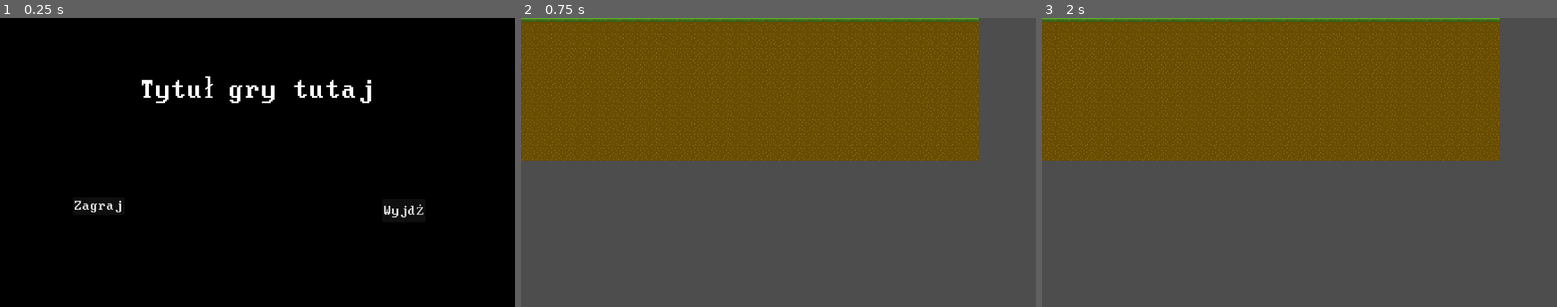
Above: before the commit, frames 1-3 (left to right).
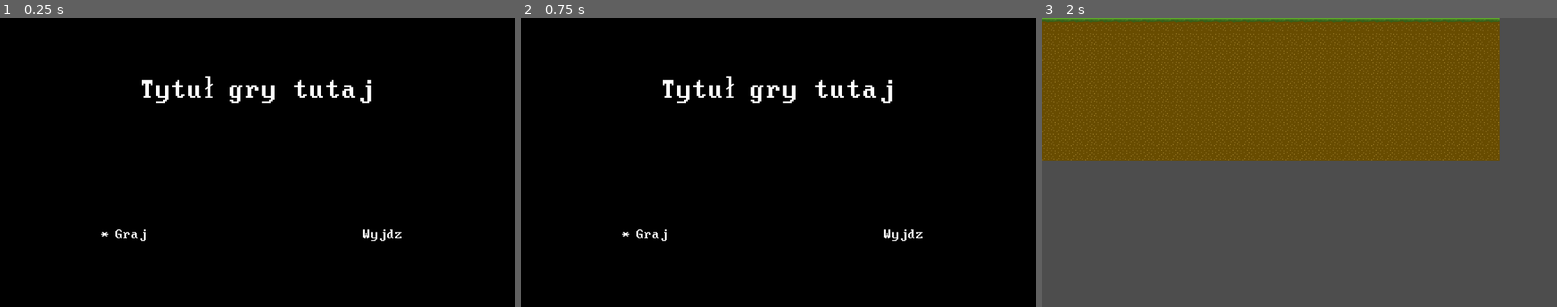
Above: after the commit, the same moments.

Repository: DjNikom/CTRLMINDDELETE2025
Game: Godot game, scene res://menu/ScenaMenu.tscn
Same seed, same stepped clock (60 frames per second), same inputs: the game is played once before the commit and once after it.
Inputs (mouse positions are in pixels of both pictures, inside the frame that each line leads up to):
- Up to frame 1 (0.25 s): no input
- Up to frame 2 (0.75 s): click (618, 205) at 0.5 s, where only the run before the commit has a clickable "Zagraj"
- Up to frame 3 (2 s): tap Enter (ui_accept) at 1.25 s; hold Right (ui_right) from 1.28 s (still down); hold Enter (ui_accept) from 1.28 s (still down)

The runs differ from the first frame. In frame 1, 0.5% of the frame differs, in the area x 14-83%, y 63-78%; in frame 2, 100%, in the area x 0-100%, y 0-100%; in frame 3, nothing differs.

Commit message:
Dzialajace menu

Diff:
--- a/new-game-project/menu/ScenaMenu.tscn
+++ b/new-game-project/menu/ScenaMenu.tscn
@@ -1,7 +1,8 @@
-[gd_scene load_steps=3 format=3 uid="uid://0xx8wfp6sgis"]
+[gd_scene load_steps=4 format=3 uid="uid://0xx8wfp6sgis"]
 
 [ext_resource type="FontFile" uid="uid://cnl12u1ug4ky3" path="res://menu/PerfectDOSVGA437.ttf" id="1_4mixd"]
 [ext_resource type="Script" uid="uid://cnqvwjb0xouwi" path="res://menu/scena_menu.gd" id="1_yart0"]
+[ext_resource type="PackedScene" uid="uid://cl30787seehq2" path="res://menu/menu_item.tscn" id="3_764qr"]
 
 [node name="ScenaMenu" type="Node2D"]
 script = ExtResource("1_yart0")
@@ -20,21 +21,10 @@
 horizontal_alignment = 1
 vertical_alignment = 1
 
-[node name="ButtonGraj" type="Button" parent="."]
-offset_left = 163.0
-offset_top = 402.0
-offset_right = 279.0
-offset_bottom = 442.0
-theme_override_fonts/font = ExtResource("1_4mixd")
-theme_override_font_sizes/font_size = 32
-text = "Zagraj"
+[node name="ItemGraj" parent="." instance=ExtResource("3_764qr")]
+position = Vector2(226, 470)
+tekst = "Graj"
 
-[node name="ButtonWyjdz" type="Button" parent="."]
-offset_left = 855.0
-offset_top = 406.0
-offset_right = 949.0
-offset_bottom = 458.0
-theme_override_fonts/font = ExtResource("1_4mixd")
-theme_override_font_sizes/font_size = 32
-text = "Wyjdż
-"
+[node name="ItemWyjdz" parent="." instance=ExtResource("3_764qr")]
+position = Vector2(780, 470)
+tekst = "Wyjdz"
--- /dev/null
+++ b/new-game-project/menu/menu_item.gd
@@ -0,0 +1,19 @@
+class_name MenuItem
+extends Node2D
+
+@export var tekst: String = ""
+@export var wybrany: bool = false
+
+var tekstObj: Label = null
+var wybranyObj: Label = null
+
+# Called when the node enters the scene tree for the first time.
+func _ready() -> void:
+	tekstObj = get_node("Tekst")
+	wybranyObj = get_node("Wybrany")
+
+	tekstObj.text = tekst
+	wybranyObj.visible = wybrany
+
+func _process(_delta):
+	wybranyObj.visible = wybrany
--- /dev/null
+++ b/new-game-project/menu/menu_item.tscn
@@ -0,0 +1,22 @@
+[gd_scene load_steps=3 format=3 uid="uid://cl30787seehq2"]
+
+[ext_resource type="Script" uid="uid://bxoj0u3d3b50x" path="res://menu/menu_item.gd" id="1_t4yl1"]
+[ext_resource type="FontFile" uid="uid://cnl12u1ug4ky3" path="res://menu/PerfectDOSVGA437.ttf" id="2_em5aw"]
+
+[node name="MenuItem" type="Node2D"]
+script = ExtResource("1_t4yl1")
+
+[node name="Wybrany" type="Label" parent="."]
+offset_right = 40.0
+offset_bottom = 32.0
+theme_override_fonts/font = ExtResource("2_em5aw")
+theme_override_font_sizes/font_size = 32
+text = "*"
+
+[node name="Tekst" type="Label" parent="."]
+offset_left = 32.0
+offset_right = 288.0
+offset_bottom = 64.0
+theme_override_fonts/font = ExtResource("2_em5aw")
+theme_override_font_sizes/font_size = 32
+text = "tekst"
--- a/new-game-project/menu/scena_menu.gd
+++ b/new-game-project/menu/scena_menu.gd
@@ -1,7 +1,11 @@
 extends Node2D
 
-var buttonGraj: Button = null
-var buttonWyjdz: Button = null
+var menuItems: Array[MenuItem] = []
+
+var pozycja = 0
+var funkcje: Array[Callable] = [
+	graj, wyjdz
+]
 
 func graj():
 	get_tree().change_scene_to_file("res://sceny/template.tscn")
@@ -11,8 +15,20 @@
 
 # Called when the node enters the scene tree for the first time.
 func _ready() -> void:
-	buttonGraj = get_node("ButtonGraj")
-	buttonWyjdz = get_node("ButtonWyjdz")
+	menuItems.append(get_node("ItemGraj"))
+	menuItems.append(get_node("ItemWyjdz"))
 
-	buttonGraj.connect("pressed", graj)
-	buttonWyjdz.connect("pressed", wyjdz)
+	menuItems[pozycja].wybrany = true
+
+func _input(event: InputEvent) -> void:
+	if event.is_action_pressed("ui_left") || event.is_action_pressed("ui_right"):
+		pozycja += 1
+		pozycja %= 2
+
+	if event.is_action_pressed("ui_accept"):
+		funkcje[pozycja].call()
+
+	for item in menuItems:
+		item.wybrany = false
+
+	menuItems[pozycja].wybrany = true
Not shown, added: new-game-project/menu/menu_item.gd.uid
